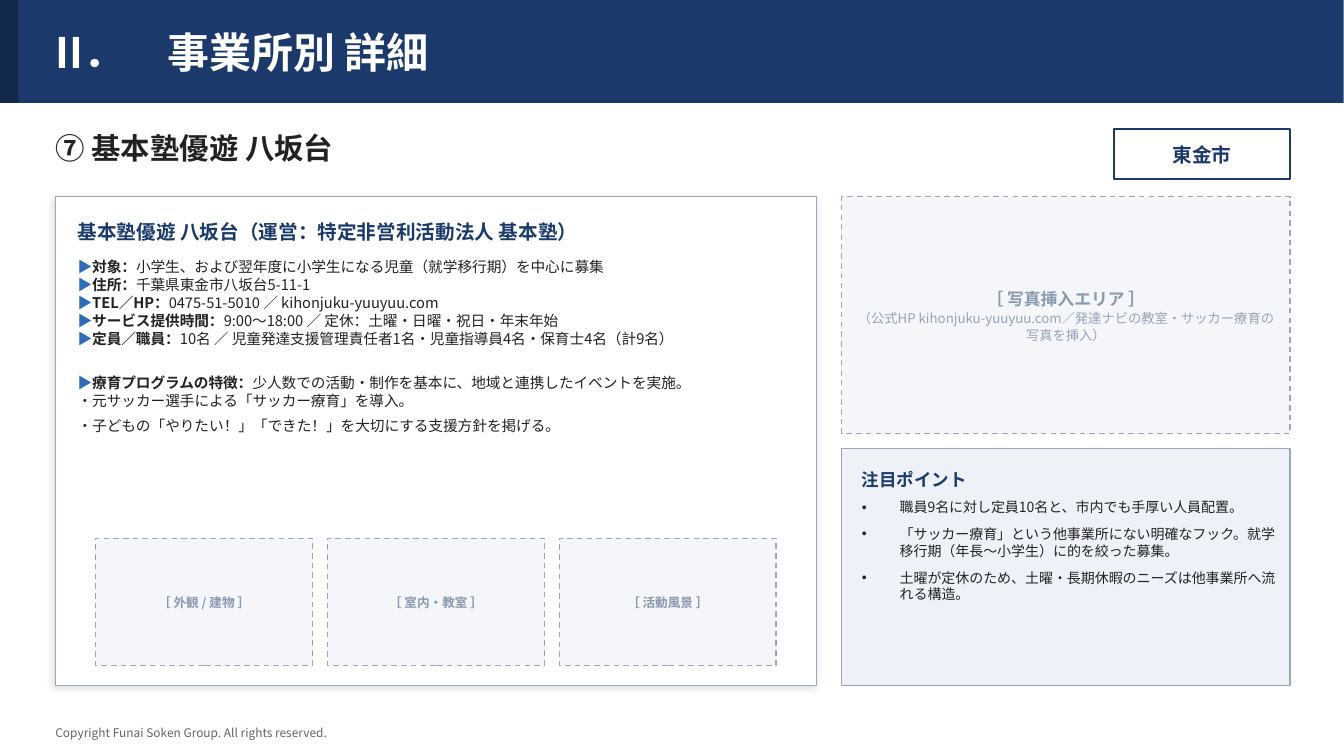
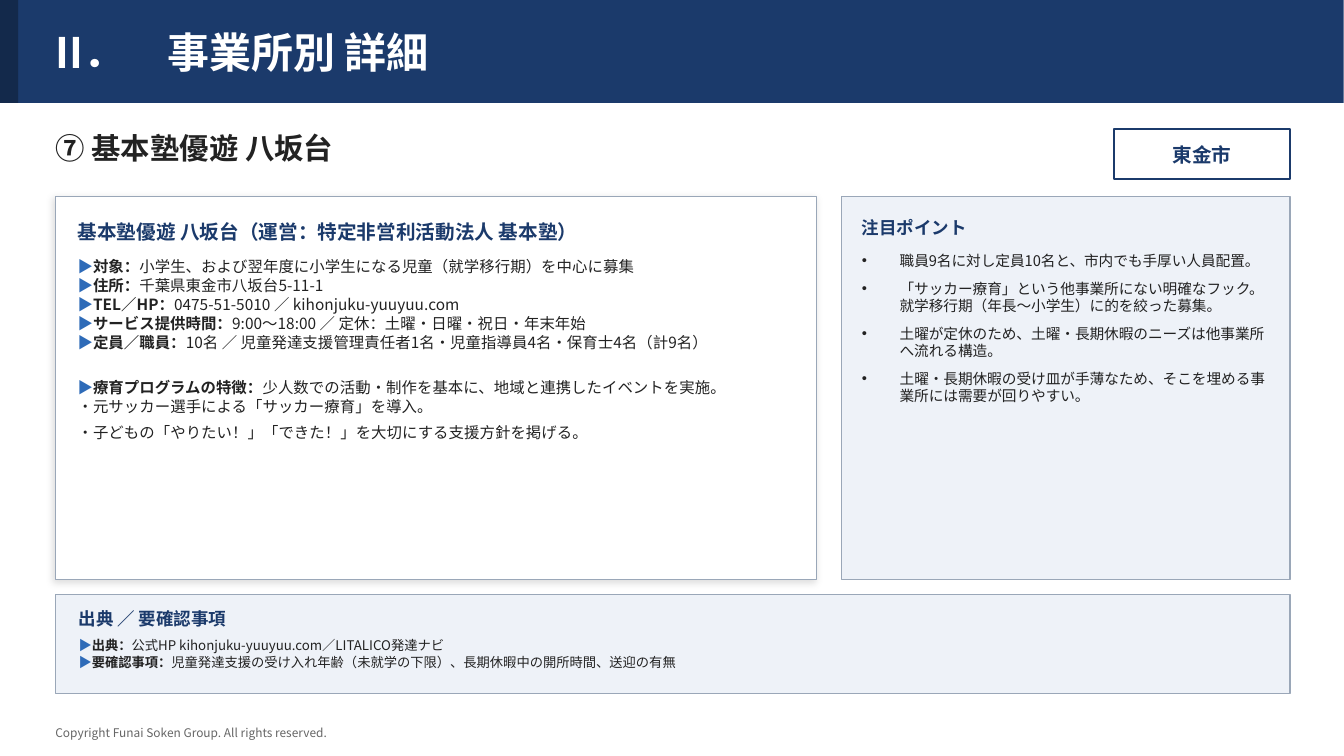
Before and after one commit to efejdjeifienfneafnwaj/-, a slide deck: slide 10 of 東金市_児童発達支援_事業所調査.pptx. Drawn at 1344x756 pixels with LibreOffice and Linux fonts; fonts in the diff are those of the drawing. Boxes give left, top, right and bottom in pixels: in the first picture for what was removed or moved away, otherwise in the second. Text is boxed around its words. In the diff, an @@ line names an element or a change of style, - is before the commit and + after.

```diff
--- a/東金市_児童発達支援_事業所調査.pptx
+++ b/東金市_児童発達支援_事業所調査.pptx
@@ rectangle: place and size @@
-rectangle at (55,197,817,686)
+rectangle at (55,197,817,580)
@@ rectangle: place and size @@
-rectangle at (842,449,1291,686)
+rectangle at (842,197,1291,580)
@@ rectangle removed at (842,197,1291,434) @@
-［ 写真挿入エリア ］
-（公式HP kihonjuku-yuuyuu.com／発達ナビの教室・サッカー療育の写真を挿入）
@@ text "注目ポイント": place and size @@
-text "注目ポイント" at (862,471,967,488)
+text "注目ポイント" at (862,219,967,236)
@@ text "▶対象：小学生、および翌年度に小学生になる児童（就学移行期）を中心に募集" at (78,259,726,440): size 10.5 to 11 pt @@
@@ text "職員9名に対し定員10名と、市内でも手厚い人員配置。": place and size @@
-text "職員9名に対し定員10名と、市内でも手厚い人員配置。" at (900,500,1276,600)
+text "職員9名に対し定員10名と、市内でも手厚い人員配置。" at (900,253,1265,402)
@@ text at (900,253,1265,357): size 10 to 10.5 pt in "職員9名に対し定員10名と、市内でも手厚い人員配置。", "「サッカー療育」という他事業所にない明確なフック。就学移行期（年長〜小学生）に的を絞った募集。", "土曜が定休のため、土曜・長期休暇のニーズは他事業所へ流れる構造。" @@
@@ text at (900,371,1265,402): paragraph added @@
+• 土曜・長期休暇の受け皿が手薄なため、そこを埋める事業所には需要が回りやすい。
@@ rectangle removed at (96,538,313,665) @@
-［ 外観 / 建物 ］
@@ rectangle removed at (328,538,544,665) @@
-［ 室内・教室 ］
@@ rectangle removed at (560,538,776,665) @@
-［ 活動風景 ］
@@ rectangle added at (55,595,1291,694), fill #EEF2F8, outline #9AA7B8 1 pt @@
@@ text added at (79,608,226,631), 12.5 pt, text #1B3A6B, bold @@
+出典 ／ 要確認事項
@@ text added at (79,638,676,669), 9.5 pt, text #222222 @@
+▶出典：公式HP kihonjuku-yuuyuu.com／LITALICO発達ナビ
+▶要確認事項：児童発達支援の受け入れ年齢（未就学の下限）、長期休暇中の開所時間、送迎の有無
```
Also in this commit, not shown: 9 other slides changed.
